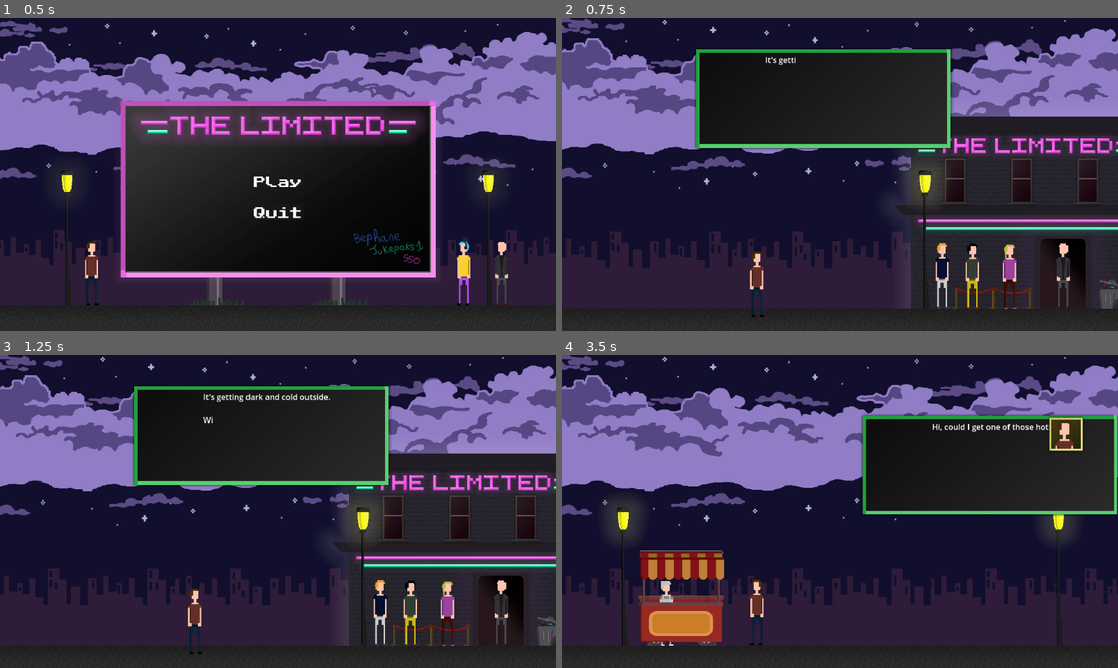
Above: before the commit, frames 1-4 (two rows, left to right).
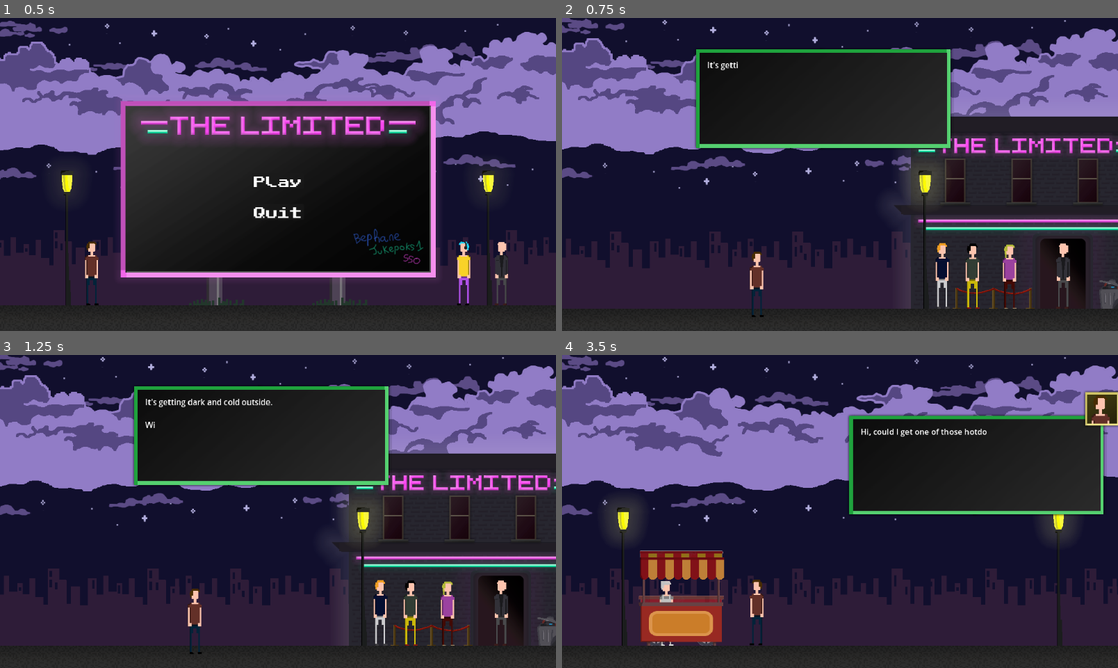
Above: after the commit, the same moments.

Repository: LudumSJB/The-Limited
Game: Godot game, scene res://scenes/MainMenu.tscn
The game is run twice, just before and just after one commit, with the same random seed, the same clock (stepped at 60 frames per second) and the same inputs.
Inputs:
- Up to frame 1 (0.5 s): no input
- Up to frame 2 (0.75 s): click "Play" at 0.5 s
- Up to frame 3 (1.25 s): no input
- Up to frame 4 (3.5 s): tap Enter (ui_accept) at 1.25, 1.52, 2, 2.27 s; hold D (right) 1.28-2.78 s; tap Space (action_button) at 1.35, 2.85 s; tap N (next_level) at 2.1 s; hold A (left) from 2.78 s (still down)

Frame 1 is identical in both runs. In frame 2, 0.1% of the frame differs, in the area x 26-42%, y 12-17%; in frame 3, 0.5%; in frame 4, 3.4%, in the area x 51-100%, y 11-51%.
Error in both runs: Trying to assign value of type 'Node' to a variable of type 'Node2D'. (res://scripts/TimingAccuracyBar.gd:27)

Commit message:
fix dialog positions

Diff:
--- a/scenes/dialog_system.tscn
+++ b/scenes/dialog_system.tscn
@@ -13,20 +13,22 @@
 position = Vector2(543, 170)
 
 [node name="dialogPosition2" type="Node2D" parent="."]
-position = Vector2(246, 230)
+position = Vector2(289, 230)
 
 [node name="dialogPosition1" type="Node2D" parent="."]
-position = Vector2(880, 230)
+position = Vector2(853, 230)
 
 [node name="Sprite2D" type="Sprite2D" parent="."]
-position = Vector2(246, 230)
+position = Vector2(292, 227)
 texture = ExtResource("2_urcba")
 
 [node name="RichTextLabel" type="RichTextLabel" parent="Sprite2D"]
 texture_filter = 1
 anchors_preset = -1
-anchor_right = 0.166667
-anchor_bottom = 0.61
+anchor_left = -0.215074
+anchor_top = 0.0458716
+anchor_right = 0.290441
+anchor_bottom = 0.527523
 offset_left = -118.0
 offset_top = -89.0
 offset_right = 74.0
@@ -35,14 +37,14 @@
 metadata/_edit_use_anchors_ = true
 
 [node name="face" type="Sprite2D" parent="Sprite2D"]
-position = Vector2(-152, -61)
+position = Vector2(-254, -112)
 texture = ExtResource("3_m5m2a")
 
 [node name="facePosition0" type="Node2D" parent="Sprite2D"]
-position = Vector2(153, -62)
+position = Vector2(253, -113)
 
 [node name="facePosition1" type="Node2D" parent="Sprite2D"]
-position = Vector2(-154, -61)
+position = Vector2(-254, -112)
 
 [node name="talking" type="AudioStreamPlayer2D" parent="."]
 stream = ExtResource("4_amrfs")
--- a/scenes/level3.tscn
+++ b/scenes/level3.tscn
@@ -7,7 +7,7 @@
 [ext_resource type="Texture2D" uid="uid://y8nlnxed1dhu" path="res://assets/images/face_01.png" id="4_w71oc"]
 [ext_resource type="Texture2D" uid="uid://dvlrkobcb7b65" path="res://assets/images/face_02.png" id="5_rthe7"]
 [ext_resource type="PackedScene" uid="uid://b6l61udpegwlt" path="res://scenes/TimingAccuracyBar.tscn" id="7_3ad0c"]
-[ext_resource type="PackedScene" uid="uid://xpqxmn8xqk4v" path="res://scenes/talk_to_person.tscn" id="7_iwwnf"]
+[ext_resource type="PackedScene" uid="uid://brghk84aof61l" path="res://scenes/actionArea.tscn" id="7_iwwnf"]
 
 [node name="level3" type="Node2D"]
 script = ExtResource("1_8qq86")
@@ -31,5 +31,4 @@
 triesToWin = 3
 
 [connection signal="play_minigame" from="." to="." method="_on_play_minigame"]
-[connection signal="OnTalkInitated" from="Area2D__talk_to_security" to="." method="_on_area_2d__talk_to_security_on_talk_initated"]
 [connection signal="MinigameWon" from="TimingAccuracyBar" to="." method="_on_timing_accuracy_bar_minigame_won"]
--- a/scenes/level4.tscn
+++ b/scenes/level4.tscn
@@ -7,7 +7,7 @@
 [ext_resource type="Texture2D" uid="uid://y8nlnxed1dhu" path="res://assets/images/face_01.png" id="5_0uddc"]
 [ext_resource type="Texture2D" uid="uid://dvlrkobcb7b65" path="res://assets/images/face_02.png" id="6_1no3t"]
 [ext_resource type="AudioStream" uid="uid://wjrks27kv2mn" path="res://assets/sounds/music_placeholder3.wav" id="6_me5ut"]
-[ext_resource type="PackedScene" uid="uid://xpqxmn8xqk4v" path="res://scenes/talk_to_person.tscn" id="7_pkq5q"]
+[ext_resource type="PackedScene" uid="uid://brghk84aof61l" path="res://scenes/actionArea.tscn" id="7_pkq5q"]
 
 [sub_resource type="RectangleShape2D" id="RectangleShape2D_fno7i"]
 size = Vector2(1179, 43)
@@ -60,5 +60,3 @@
 monitoring = false
 
 [connection signal="NextActStarted" from="dialogSystem" to="." method="_on_dialog_system_next_act_started"]
-[connection signal="OnTalkInitated" from="Area2D__talk_to_person" to="." method="_on_area_2d__talk_to_person_on_talk_initated"]
-[connection signal="OnTalkInitated" from="Area2D__talk_to_person2" to="." method="_on_area_2d__talk_to_person_2_on_talk_initated"]
